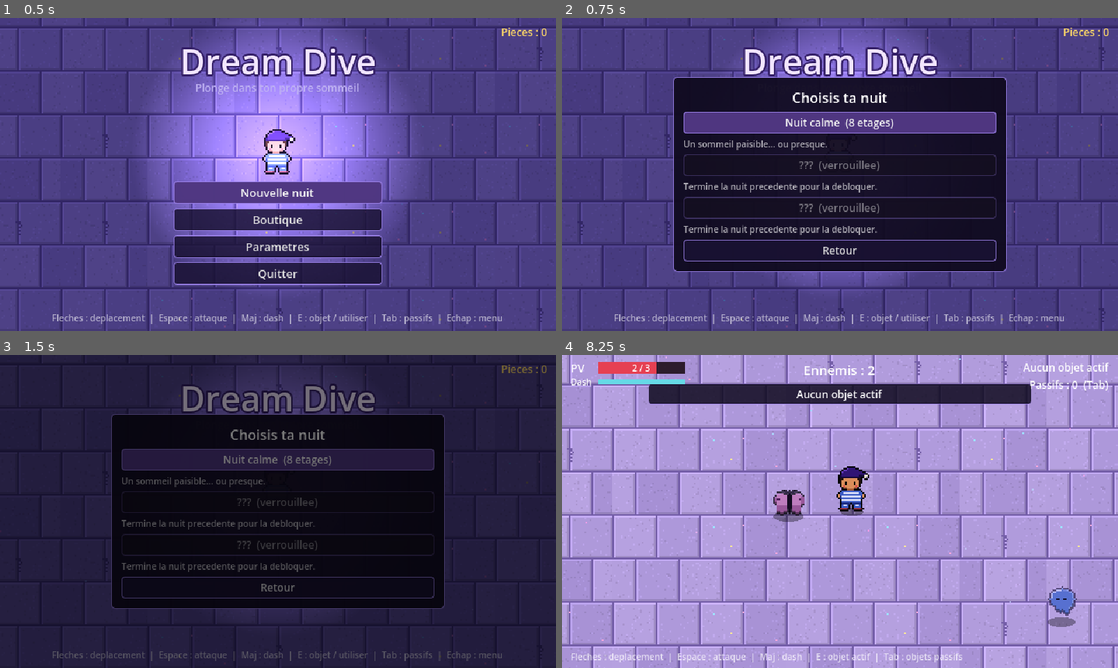
Above: before the commit, frames 1-4 (two rows, left to right).
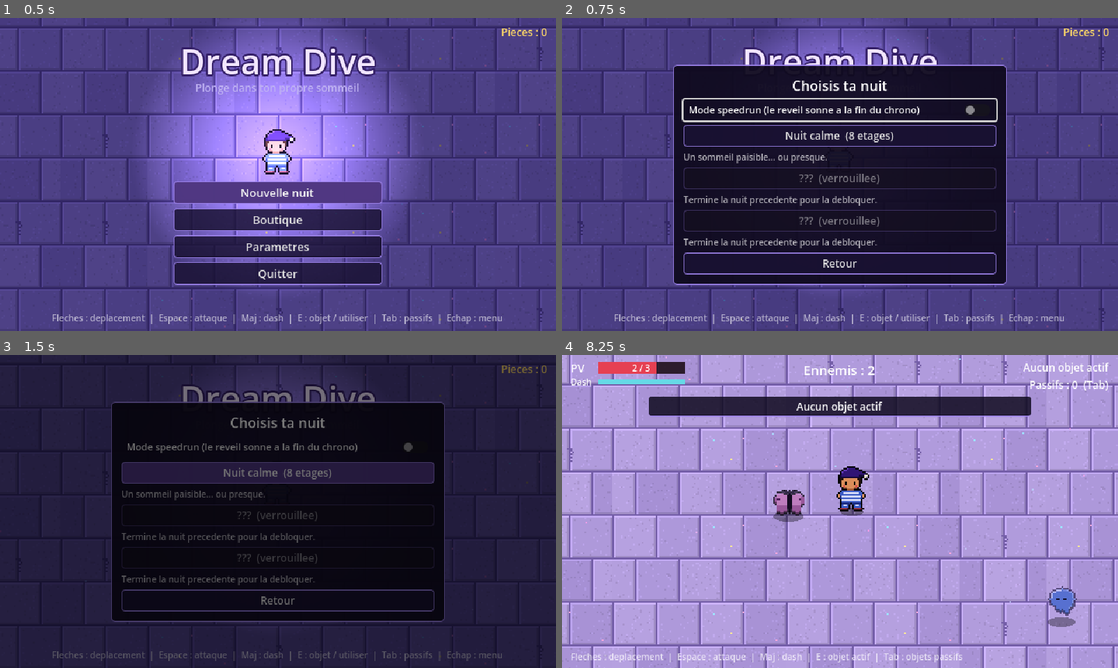
Above: after the commit, the same moments.

Repository: Fairywatch/projet-roguelike
Game: Godot game, scene res://scenes/menu/MainMenu.tscn
Same seed, same stepped clock (60 frames per second), same inputs: the game is played once before the commit and once after it.
Inputs (mouse positions are in pixels of both pictures, inside the frame that each line leads up to):
- Up to frame 1 (0.5 s): no input
- Up to frame 2 (0.75 s): click "Nouvelle nuit" at 0.5 s
- Up to frame 3 (1.5 s): click "Nuit calme (8 etages)" at 1.25 s
- Up to frame 4 (8.25 s): tap Enter at 2, 2.1, 5.85 s; move the mouse to (962, 495) at 2.02 s; hold Right (ui_right) 2.03-2.78 s; click (962, 495) at 2.17 s; tap Space (ui_select) at 2.27, 3.02, 4.52, 5.27, 6.02, 7.52 s; move the mouse to (728, 527) at 2.77 s; hold Down (ui_down) 2.78-3.53 s; tap Keypad Enter at 2.85, 6.6 s; move the mouse to (895, 442) at 3.52 s; hold Right (ui_right) 3.53-4.28 s; hold Shift 3.53-4.28 s; move the mouse to (812, 574) at 4.27 s; hold Up (ui_up) 4.28-5.03 s; tap E at 4.35, 8.1 s; click (812, 574) at 4.42 s; move the mouse to (1006, 558) at 5.02 s; hold Tab 5.03-5.78 s; hold Left (ui_left) 5.03-6.53 s; move the mouse to (673, 464) at 5.77 s; move the mouse to (867, 511) at 6.52 s; hold Down (ui_down) 6.53-7.28 s; click (867, 511) at 6.67 s; move the mouse to (756, 433) at 7.27 s; hold Right (ui_right) 7.28-8.03 s; tap Shift at 7.35 s; move the mouse to (962, 495) at 8.02 s; hold Up (ui_up) from 8.03 s (still down)

Frame 1 is identical in both runs. In frame 2, 15% of the frame differs, in the area x 20-80%, y 14-86%; in frame 3, 14%; in frame 4, 5.6%.

Commit message:
Add speedrun mode with per-night records
Chosen from the night selection. One timer for the whole night (75 s per
floor), ticking only on the map and in fights. When it runs out the
alarm rings: the night ends without reward. Deaths keep the usual
setback while the clock keeps running. Finishing a night in speedrun
records a best time per tower, shown in the night selection.

Diff:
--- a/autoload/game_state.gd
+++ b/autoload/game_state.gd
@@ -17,6 +17,9 @@
 const SHOP_SIZE := 3
 const SHOP_PRICES := [15, 35, 80]  # commun, rare, legendaire
 const SHOP_QUALITY := 0.5
+# Mode speedrun (GDD section 6) : un chrono pour toute la nuit, qui ne tourne qu'en jeu.
+const SPEEDRUN_SECONDS_PER_FLOOR := 75.0
+const GAMEPLAY_SCENES := ["Map", "CombatArena"]
 
 const MENU_PATH := "res://scenes/menu/MainMenu.tscn"
 const SAVE_VERSION := 1
@@ -24,7 +27,7 @@
 const SAVED_FIELDS := [
 	"floor_index", "floor_data_by_index", "negative_dive_available", "return_position",
 	"run_started", "passive_items", "active_item_id", "active_charges", "next_fight_bonus_hp",
-	"pending_ground_item", "tower_index",
+	"pending_ground_item", "tower_index", "speedrun", "time_left", "run_time",
 ]
 const META_FIELDS := ["coins", "unlocked_towers", "start_bag", "shop_offers", "best_times"]
 
@@ -35,6 +38,9 @@
 var return_position: Vector2 = Vector2.ZERO
 
 var tower_index: int = 0
+var speedrun: bool = false
+var time_left: float = 0.0
+var run_time: float = 0.0
 var floor_index: int = 0
 var floor_data_by_index: Dictionary = {}
 var guardian_fight: bool = false
@@ -136,8 +142,28 @@
 func is_last_floor() -> bool:
 	return floor_index == floor_count() - 1
 
-func new_run(index: int = tower_index) -> void:
+func _process(delta: float) -> void:
+	var scene := get_tree().current_scene
+	if scene and scene.name in GAMEPLAY_SCENES and tick_speedrun(delta):
+		SceneTransition.change_scene(MENU_PATH)
+
+# Avance le chrono ; renvoie true quand le temps est ecoule (la nuit est alors terminee).
+func tick_speedrun(delta: float) -> bool:
+	if not (run_started and speedrun):
+		return false
+	run_time += delta
+	time_left -= delta
+	if time_left > 0.0:
+		return false
+	_end_run()
+	menu_message = "Le reveil sonne ! Le reveur s'est reveille avant la fin de %s." % tower()["name"]
+	return true
+
+func new_run(index: int = tower_index, speedrun_mode: bool = false) -> void:
 	tower_index = index
+	speedrun = speedrun_mode
+	time_left = floor_count() * SPEEDRUN_SECONDS_PER_FLOOR
+	run_time = 0.0
 	floor_data_by_index.clear()
 	floor_index = 0
 	negative_dive_available = true
@@ -155,19 +181,33 @@
 func after_combat_scene() -> String:
 	return return_map_path if run_started else MENU_PATH
 
-func complete_tower() -> void:
+static func format_time(seconds: float) -> String:
+	var total := maxi(0, ceili(seconds))
+	return "%d:%02d" % [total / 60, total % 60]
+
+func _end_run() -> void:
 	floor_data_by_index.clear()
 	floor_index = 0
 	negative_dive_available = true
+	guardian_fight = false
 	return_position = Vector2.ZERO
 	reset_run_items()
 	run_started = false
+	shop_offers.clear()
+
+func complete_tower() -> void:
+	_end_run()
 	coins += tower()["reward"]
 	menu_message = "Le reveur se reveille... %s terminee ! +%d pieces." % [tower()["name"], tower()["reward"]]
+	if speedrun:
+		var id: String = tower()["id"]
+		menu_message += " Temps : %s." % format_time(run_time)
+		if run_time < best_times.get(id, INF):
+			best_times[id] = run_time
+			menu_message += " Nouveau record !"
 	if tower_index + 1 < Towers.LIST.size() and unlocked_towers <= tower_index + 1:
 		unlocked_towers = tower_index + 2
 		menu_message += " Nouvelle nuit debloquee : %s !" % Towers.get_tower(tower_index + 1)["name"]
-	shop_offers.clear()
 
 # Chaque portail est garde par un boss : on ne change d'etage qu'apres l'avoir vaincu.
 func start_guardian_fight(going_down: bool) -> void:
--- a/scenes/combat/CombatArena.tscn
+++ b/scenes/combat/CombatArena.tscn
@@ -136,9 +136,9 @@
 anchor_left = 0.5
 anchor_right = 0.5
 offset_left = -220.0
-offset_top = 34.0
+offset_top = 48.0
 offset_right = 220.0
-offset_bottom = 56.0
+offset_bottom = 70.0
 theme_override_font_sizes/font_size = 12
 theme_override_styles/normal = SubResource("MessagePanel")
 horizontal_alignment = 1
--- a/scripts/combat/combat_arena.gd
+++ b/scripts/combat/combat_arena.gd
@@ -46,6 +46,7 @@
 	player.died.connect(_on_player_died)
 	player.item_message.connect(_on_item_message)
 	$UI.add_child(InventoryPanel.new())
+	$UI.add_child(SpeedrunTimer.new())
 
 	var floor_meta := GameState.current_floor()
 	DreamTheme.set_family(floor_meta["family"])
--- a/scripts/exploration/map.gd
+++ b/scripts/exploration/map.gd
@@ -54,6 +54,7 @@
 	encounter_chance = ENCOUNTER_CHANCE_PROFOND if floor_meta["family"] == FloorGenerator.Family.PROFOND else ENCOUNTER_CHANCE_PARADOXAL
 	encounter_chance *= maxf(0.2, 1.0 + GameState.mod("encounter_rate"))
 	$UI.add_child(InventoryPanel.new())
+	$UI.add_child(SpeedrunTimer.new())
 
 	if GameState.return_position != Vector2.ZERO:
 		player.global_position = GameState.return_position
--- a/scripts/menu/main_menu.gd
+++ b/scripts/menu/main_menu.gd
@@ -42,7 +42,8 @@
 	GameState.save_run()
 	coins_label.text = "Pieces : %d" % GameState.coins
 	if GameState.run_started:
-		_add_button("Continuer  (%s, etage %d)" % [GameState.tower()["name"], GameState.floor_index], _go)
+		var mode := "  -  %s" % GameState.format_time(GameState.time_left) if GameState.speedrun else ""
+		_add_button("Continuer  (%s, etage %d%s)" % [GameState.tower()["name"], GameState.floor_index, mode], _go)
 	_add_button("Nouvelle nuit", _open_panel.bind(TowerPanel))
 	_add_button("Boutique", _open_panel.bind(ShopPanel))
 	_add_button("Parametres", _open_panel.bind(SettingsPanel))
@@ -82,8 +83,8 @@
 	buttons.visible = true
 	buttons.get_child(0).grab_focus()
 
-func _start_tower(index: int) -> void:
-	GameState.new_run(index)
+func _start_tower(index: int, speedrun: bool) -> void:
+	GameState.new_run(index, speedrun)
 	_go()
 
 func _go() -> void:
--- a/scripts/menu/tower_panel.gd
+++ b/scripts/menu/tower_panel.gd
@@ -3,16 +3,27 @@
 
 # Choix de la nuit (tour) a explorer. Les nuits se debloquent en terminant la precedente.
 
-signal tower_chosen(index: int)
+signal tower_chosen(index: int, speedrun: bool)
+
+var speedrun := false
 
 func build() -> void:
 	add_title("Choisis ta nuit")
+	var toggle := CheckButton.new()
+	toggle.text = "Mode speedrun (le reveil sonne a la fin du chrono)"
+	toggle.button_pressed = speedrun
+	toggle.add_theme_font_size_override("font_size", 11)
+	toggle.toggled.connect(func(on): speedrun = on)
+	box.add_child(toggle)
 	for i in Towers.LIST.size():
 		var tower: Dictionary = Towers.LIST[i]
 		var unlocked := i < GameState.unlocked_towers
 		var label := "%s  (%d etages)" % [tower["name"], tower["floors"]] if unlocked else "???  (verrouillee)"
-		var button := add_button(label, tower_chosen.emit.bind(i))
+		var button := add_button(label, func(): tower_chosen.emit(i, speedrun))
 		button.disabled = not unlocked
-		add_note(tower["desc"] if unlocked else "Termine la nuit precedente pour la debloquer.")
+		var note: String = tower["desc"] if unlocked else "Termine la nuit precedente pour la debloquer."
+		if GameState.best_times.has(tower["id"]):
+			note += "  Record speedrun : %s" % GameState.format_time(GameState.best_times[tower["id"]])
+		add_note(note)
 	if GameState.run_started:
 		add_note("Commencer une nouvelle nuit abandonne la partie en cours.", Color(1, 0.75, 0.6))
--- /dev/null
+++ b/scripts/ui/speedrun_timer.gd
@@ -0,0 +1,25 @@
+class_name SpeedrunTimer
+extends Label
+
+# Chrono du mode speedrun, en haut au centre (carte et arene). Rouge dans les 30 dernieres secondes.
+
+const WARNING_TIME := 30.0
+
+func _ready() -> void:
+	add_theme_font_size_override("font_size", 13)
+	add_theme_color_override("font_outline_color", Color(0.05, 0.03, 0.1))
+	add_theme_constant_override("outline_size", 4)
+	horizontal_alignment = HORIZONTAL_ALIGNMENT_CENTER
+	set_anchors_preset(Control.PRESET_CENTER_TOP)
+	offset_left = -60
+	offset_right = 60
+	offset_top = 26
+	offset_bottom = 44
+
+func _process(_delta: float) -> void:
+	visible = GameState.speedrun and GameState.run_started
+	if not visible:
+		return
+	text = "Reveil dans " + GameState.format_time(GameState.time_left)
+	var urgent := GameState.time_left < WARNING_TIME
+	add_theme_color_override("font_color", Color(1, 0.35, 0.35) if urgent else Color(1, 0.95, 0.8))
--- a/tests/test_difficulty.gd
+++ b/tests/test_difficulty.gd
@@ -156,6 +156,22 @@
 	gs.coins = 0
 	assert(not gs.buy(1))
 
+	# Speedrun : le chrono ne tourne qu'en mode speedrun ; a zero, la nuit s'arrete sans recompense.
+	gs.new_run(0)
+	assert(not gs.tick_speedrun(9999.0) and gs.run_started)
+	gs.new_run(0, true)
+	assert(is_equal_approx(gs.time_left, gs.floor_count() * gs.SPEEDRUN_SECONDS_PER_FLOOR))
+	var coins_before: int = gs.coins
+	assert(not gs.tick_speedrun(10.0) and is_equal_approx(gs.run_time, 10.0))
+	assert(gs.tick_speedrun(gs.time_left + 1.0))
+	assert(not gs.run_started and gs.coins == coins_before and gs.menu_message.begins_with("Le reveil sonne"))
+	# Record enregistre en terminant une nuit en speedrun.
+	gs.best_times.clear()
+	gs.new_run(0, true)
+	gs.tick_speedrun(42.0)
+	gs.complete_tower()
+	assert(is_equal_approx(gs.best_times[Towers.LIST[0]["id"]], 42.0) and gs.menu_message.contains("0:42"))
+
 	# Parametres : une option coupee le reste apres rechargement.
 	var saved: bool = Settings.enabled("screen_shake")
 	Settings.set_option("screen_shake", false)
Not shown, added: scripts/ui/speedrun_timer.gd.uid
